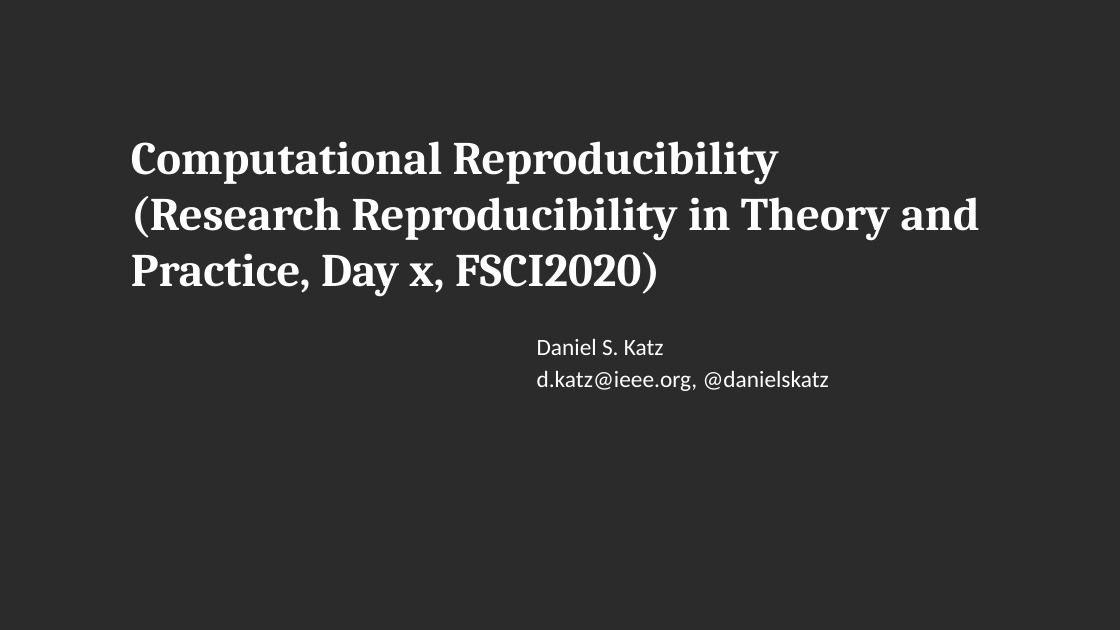
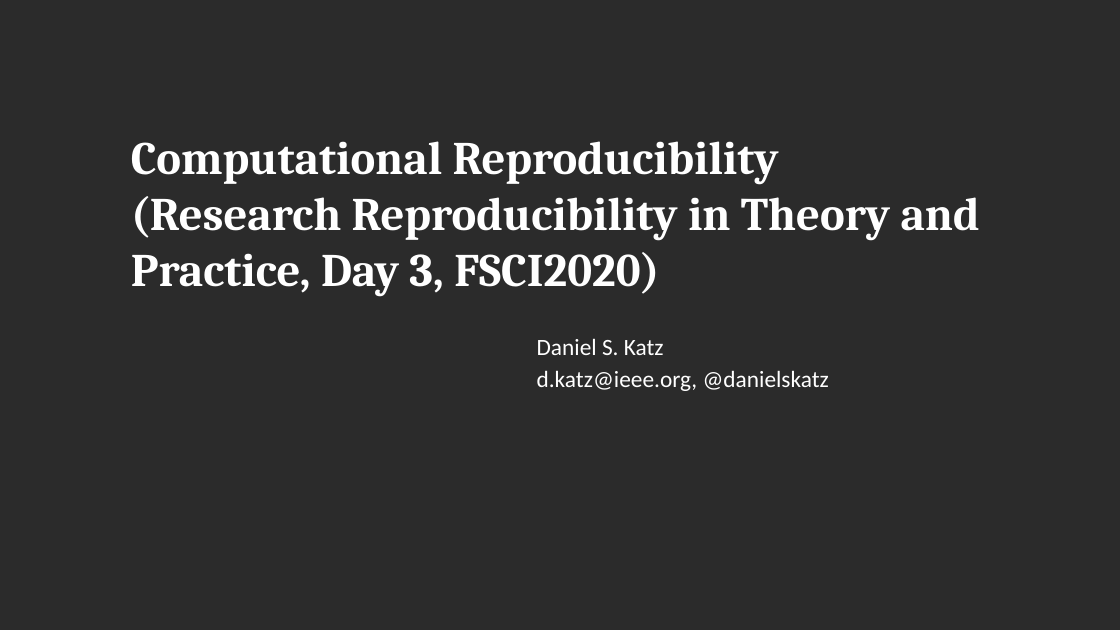
Before and after one commit to danielskatz/repro-fdtd1d, a slide deck: slide 1 of Computational_Reproducibility.pptx. Drawn at 1120x630 pixels with LibreOffice and Linux fonts; fonts in the diff are those of the drawing; background and template pictures are left out; a plain dark background stands for a picture behind light text. Boxes give left, top, right and bottom in pixels: in the first picture for what was removed or moved away, otherwise in the second. Text is boxed around its words. In the diff, an @@ line names an element or a change of style, - is before the commit and + after.

Commit message:
adding date

```diff
--- a/Computational_Reproducibility.pptx
+++ b/Computational_Reproducibility.pptx
@@ title at <box>131,141,980,297</box>: text changed @@
-Computational Reproducibility
-(Research Reproducibility in Theory and Practice, Day x, FSCI2020)
+Computational Reproducibility
+(Research Reproducibility in Theory and Practice, Day 3, FSCI2020)
```
